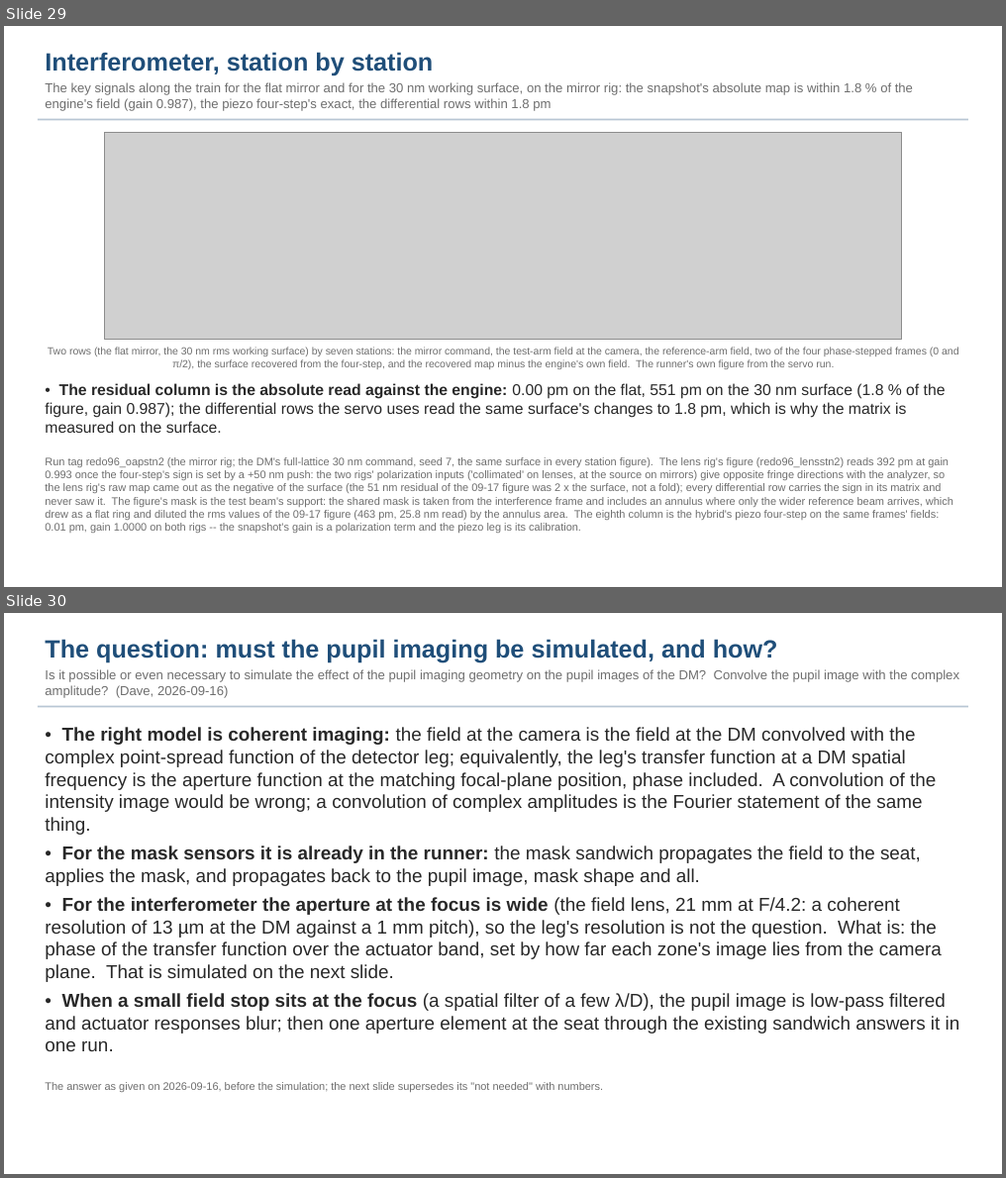
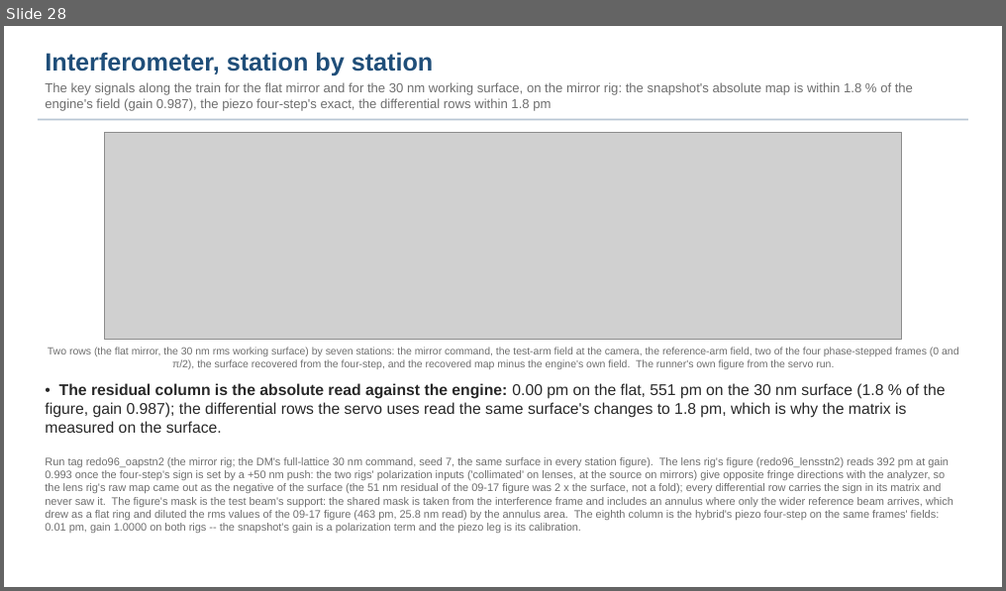
Before and after one commit to nasa-jpl/macos, a slide deck: demo_session/deck_gauges_short.pptx. Shown one above the other, each under a label of ours: slides 29 and 30 before the commit, slide 28 after it. The pictures are 1006x1178 and 1006x591 pixels, drawn with LibreOffice and Linux fonts; fonts in the diff are those of the drawing; grey boxes stand for pictures. Boxes give left, top, right and bottom in pixels: in the first picture for what was removed or moved away, otherwise in the second. Text is boxed around its words. In the diff, an @@ line names an element or a change of style, - is before the commit and + after.

```diff
--- a/demo_session/deck_gauges_short.pptx
+++ b/demo_session/deck_gauges_short.pptx
@@ slide 30 removed at <box>4,613,1002,1174</box>, background #FFFFFF @@
@@ text removed at <box>45,639,959,698</box> @@
-The question: must the pupil imaging be simulated, and how?
-Is it possible or even necessary to simulate the effect of the pupil imaging geometry on the pupil images of the DM? Convolve the pupil image with the complex amplitude? (Dave, 2026-09-16)
@@ rectangle removed at <box>38,706,968,707</box> @@
@@ text removed at <box>45,727,960,1052</box> @@
-• The right model is coherent imaging: the field at the camera is the field at the DM convolved with the complex point-spread function of the detector leg; equivalently, the leg's transfer function at a DM spatial frequency is the aperture function at the matching focal-plane position, phase included. A convolution of the intensity image would be wrong; a convolution of complex amplitudes is the Fourier statement of the same thing.
-• For the mask sensors it is already in the runner: the mask sandwich propagates the field to the seat, applies the mask, and propagates back to the pupil image, mask shape and all.
-• For the interferometer the aperture at the focus is wide (the field lens, 21 mm at F/4.2: a coherent resolution of 13 µm at the DM against a 1 mm pitch), so the leg's resolution is not the question. What is: the phase of the transfer function over the actuator band, set by how far each zone's image lies from the camera plane. That is simulated on the next slide.
-• When a small field stop sits at the focus (a spatial filter of a few λ/D), the pupil image is low-pass filtered and actuator responses blur; then one aperture element at the seat through the existing sandwich answers it in one run.
@@ text removed at <box>45,1082,603,1092</box> @@
-The answer as given on 2026-09-16, before the simulation; the next slide supersedes its "not needed" with numbers.
@@ what was slide 29 is now slide 28 @@
```
Also in this commit, not shown: 5 slides changed, 1 other slide removed, 4 other files.
